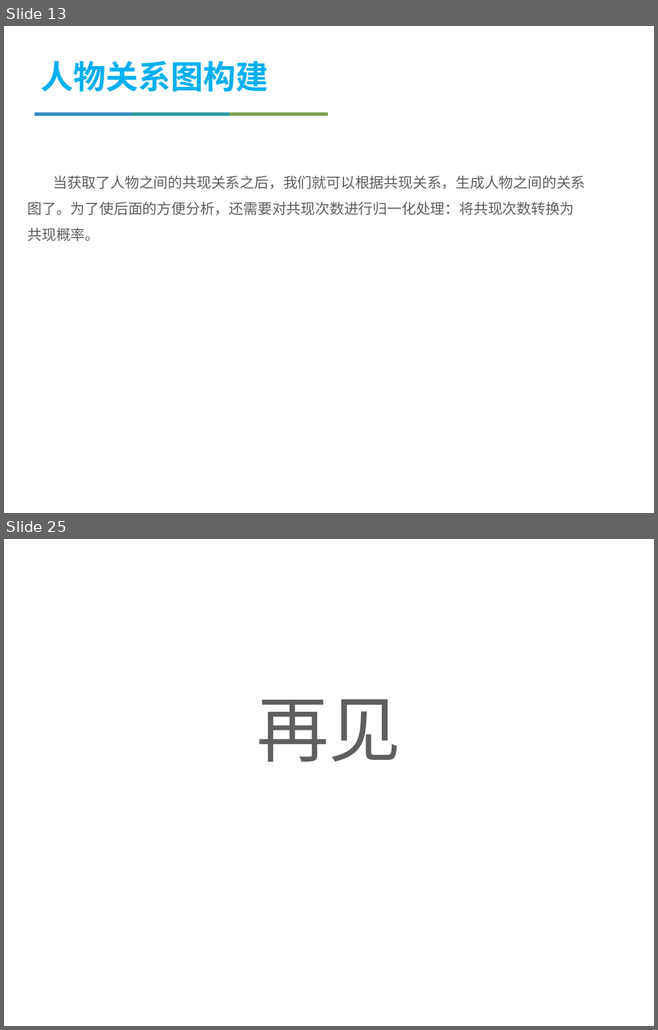
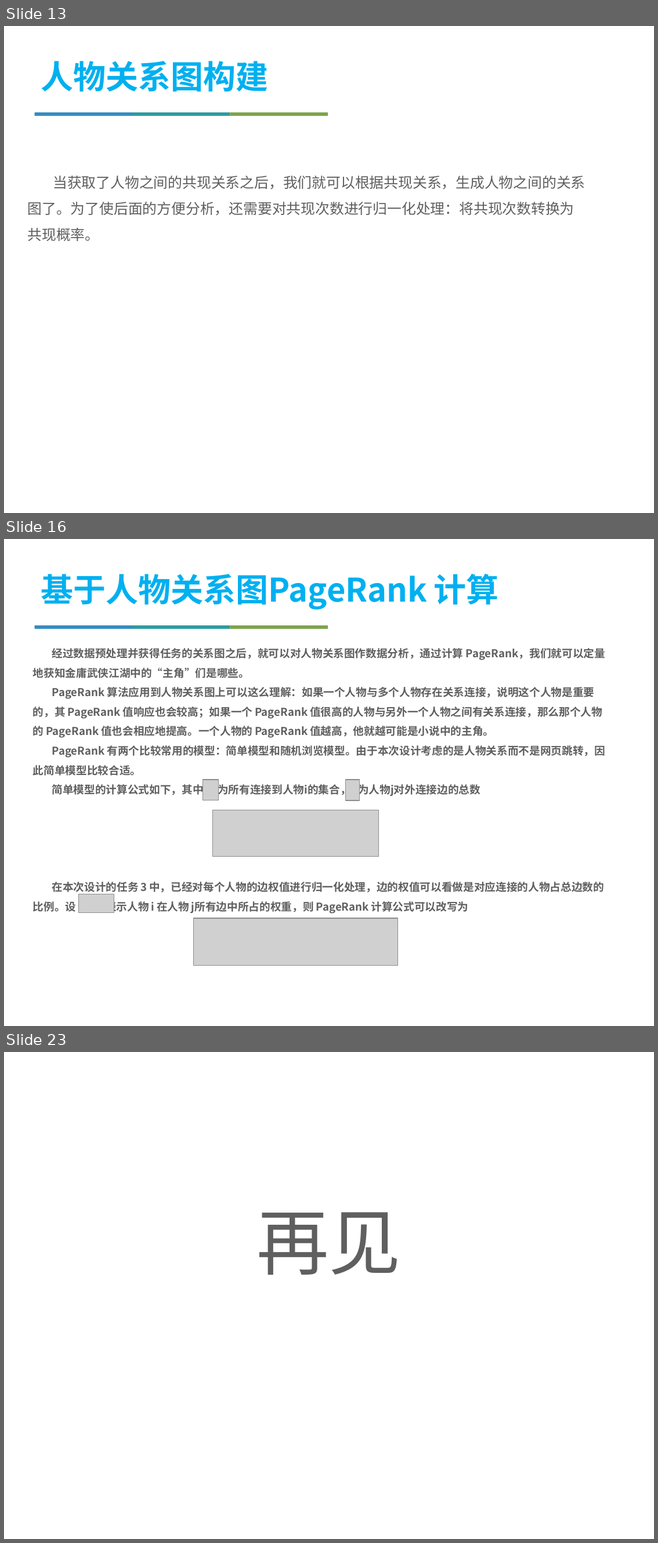
Before and after one commit to jiyizheng/bigdata, a slide deck: mp.pptx. Shown one above the other, each under a label of ours: slides 13 and 25 before the commit, slides 13, 16 and 23 after it; the slides between them are not shown. The pictures are 658x1030 and 658x1543 pixels, drawn with LibreOffice and Linux fonts; fonts in the diff are those of the drawing; grey boxes stand for pictures; background and template pictures are left out. Boxes give left, top, right and bottom in pixels: in the first picture for what was removed or moved away, otherwise in the second. Text is boxed around its words. In the diff, an @@ line names an element or a change of style, - is before the commit and + after.

```diff
--- a/mp.pptx
+++ b/mp.pptx
@@ slide 16 added at (x1=4, y1=539, x2=654, y2=1026), background #FFFFFF @@
@@ text added at (x1=41, y1=574, x2=498, y2=610), 36 pt, text #00B0F0, bold @@
+基于人物关系图PageRank 计算
@@ rectangle added at (x1=35, y1=625, x2=133, y2=629), fill #358CC1 @@
@@ rectangle added at (x1=132, y1=625, x2=230, y2=629), fill #2D9C9F @@
@@ rectangle added at (x1=230, y1=625, x2=328, y2=629), fill #7DA44B @@
@@ text added at (x1=33, y1=648, x2=605, y2=914), 12 pt, text #5F5F5F, bold @@
+经过数据预处理并获得任务的关系图之后，就可以对人物关系图作数据分析，通过计算 PageRank，我们就可以定量地获知金庸武侠江湖中的“主角”们是哪些。
+PageRank 算法应用到人物关系图上可以这么理解：如果一个人物与多个人物存在关系连接，说明这个人物是重要的，其 PageRank 值响应也会较高；如果一个 PageRank 值很高的人物与另外一个人物之间有关系连接，那么那个人物的 PageRank 值也会相应地提高。一个人物的 PageRank 值越高，他就越可能是小说中的主角。
+PageRank 有两个比较常用的模型：简单模型和随机浏览模型。由于本次设计考虑的是人物关系而不是网页跳转，因此简单模型比较合适。
+简单模型的计算公式如下，其中 为所有连接到人物i的集合， 为人物j对外连接边的总数
+在本次设计的任务 3 中，已经对每个人物的边权值进行归一化处理，边的权值可以看做是对应连接的人物占总边数的比例。设 表示人物 i 在人物 j所有边中所占的权重，则 PageRank 计算公式可以改写为
@@ picture added at (x1=203, y1=780, x2=219, y2=801) @@
@@ picture added at (x1=346, y1=780, x2=360, y2=801) @@
@@ picture added at (x1=213, y1=810, x2=378, y2=857) @@
@@ picture added at (x1=79, y1=895, x2=114, y2=913) @@
@@ picture added at (x1=193, y1=918, x2=398, y2=966) @@
@@ what was slide 25 is now slide 23 @@
```
Also in this commit, not shown: 9 slides changed, 6 other slides added, 10 slides removed, 2 other files.
